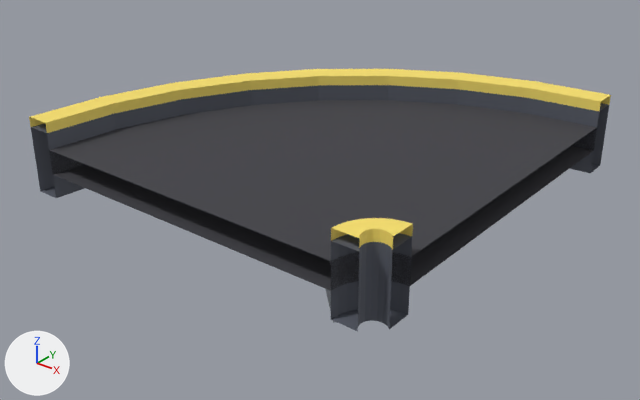
The glTF model arte/modelos/logistica/esteira/esteira_curva_dir/esteira_curva_dir.glb, before and after one commit.
Camera for both pictures: a 50 mm lens placed at (1.222, -1.557, 0.926), pointed at (0.035, -0.074, 0.006). The axes (+X, +Y, +Z) are drawn at lower left. The lights are the same throughout. The picture after the commit comes second. Vertices at exactly the same position are counted once.

The first picture shows 'esteira_curva_dir'.
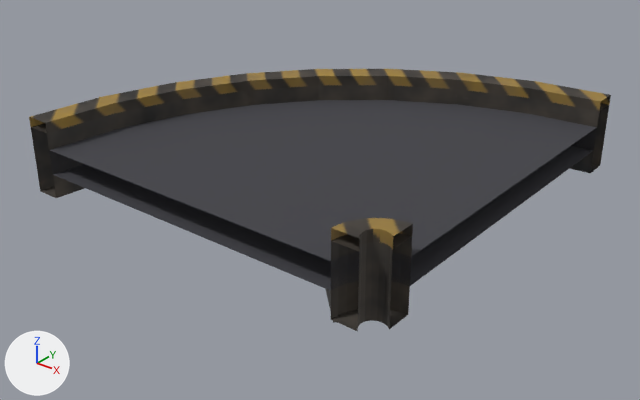
Boxes [x1, y1, x2, y2] around the edits, measured in the pictures (640 x 400 px):
'esteira_curva_dir', recoloured, surface changed (darker)
    both: [29, 69, 611, 331]
part 1 of me_esteira_curva_dir_corpo, recoloured
    both: [31, 85, 609, 331]
part 2 of me_esteira_curva_dir_corpo, recoloured
    both: [326, 261, 335, 323]
part 3 of me_esteira_curva_dir_corpo, recoloured
    both: [29, 69, 611, 250]
part 4 of me_esteira_curva_dir_corpo, surface changed (darker)
    both: [29, 69, 611, 331]

The change, as a list of edits to the scene's bpy script:
```text
Add img_esteira_curva_dir_tex:
    img_esteira_curva_dir_tex = load_image('esteira_curva_dir_tex', '_unpacked/esteira_curva_dir_tex', 512, 512, 'sRGB')
Add mat_esteira_curva_dir_tex:
    mat_esteira_curva_dir_tex = principled_material('esteira_curva_dir_Tex')
    mat_esteira_curva_dir_tex.texture = img_esteira_curva_dir_tex
    mat_esteira_curva_dir_tex.metallic = 0.15
    mat_esteira_curva_dir_tex.roughness = 0.7
Change me_esteira_curva_dir_corpo:
    where me_esteira_curva_dir_corpo.from_pydata(...)  # 152 vertices, 300 faces; spans x -0.46..0.5, y -0.5..0.46, z 0.0..0.225
    used by ob_esteira_curva_dir; location = (0.0, 0.0, 0.0)
    me_esteira_curva_dir_corpo part 1: all 128 faces that had it switch from mat_p_escuro (dark grey #595d69) to mat_esteira_curva_dir_tex (picture img_esteira_curva_dir_tex)
    me_esteira_curva_dir_corpo part 2: all 12 faces that had it switch from mat_p_metal (light grey #adb5bf) to mat_esteira_curva_dir_tex (picture img_esteira_curva_dir_tex)
    me_esteira_curva_dir_corpo part 3: all 96 faces that had it switch from mat_p_faixa (yellow #f9e16c) to mat_esteira_curva_dir_tex (picture img_esteira_curva_dir_tex)
    me_esteira_curva_dir_corpo part 4: texture (UV) coordinates of 300 of 300 faces, centred in x -0.454..0.497, y -0.497..0.454, z 0.0..0.225, changed; they spanned u 0.0..1.0, v 0.0..0.78 and now span u 0.0..1.0, v 0.0..1.0
```
